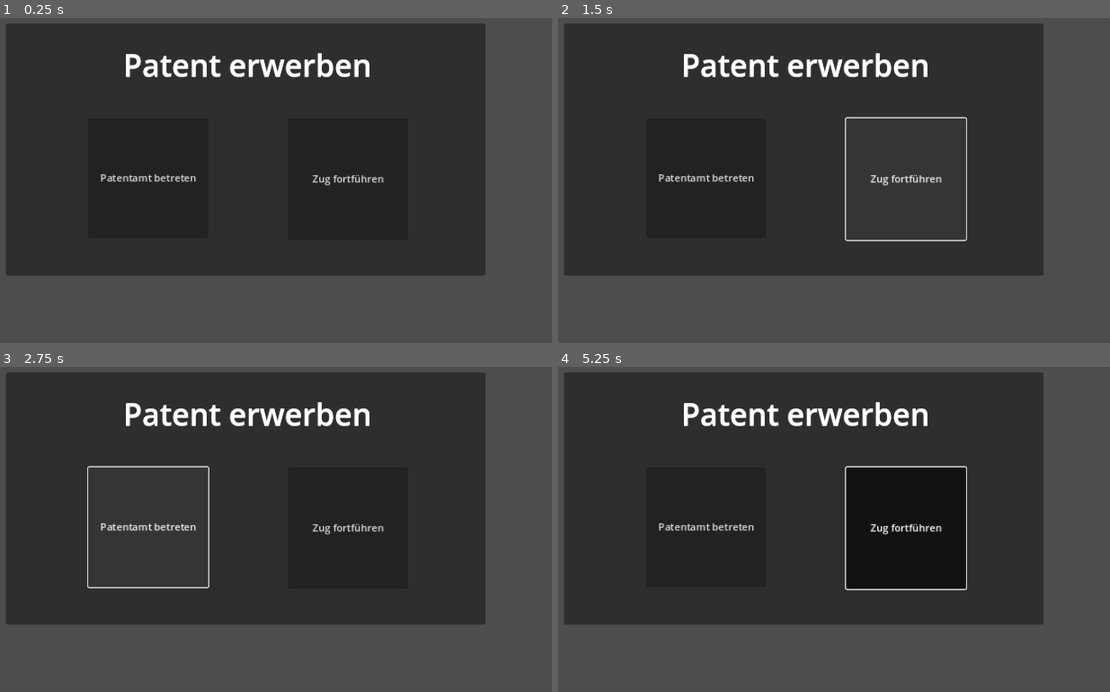
Above: before the commit, frames 1-4 (two rows, left to right).
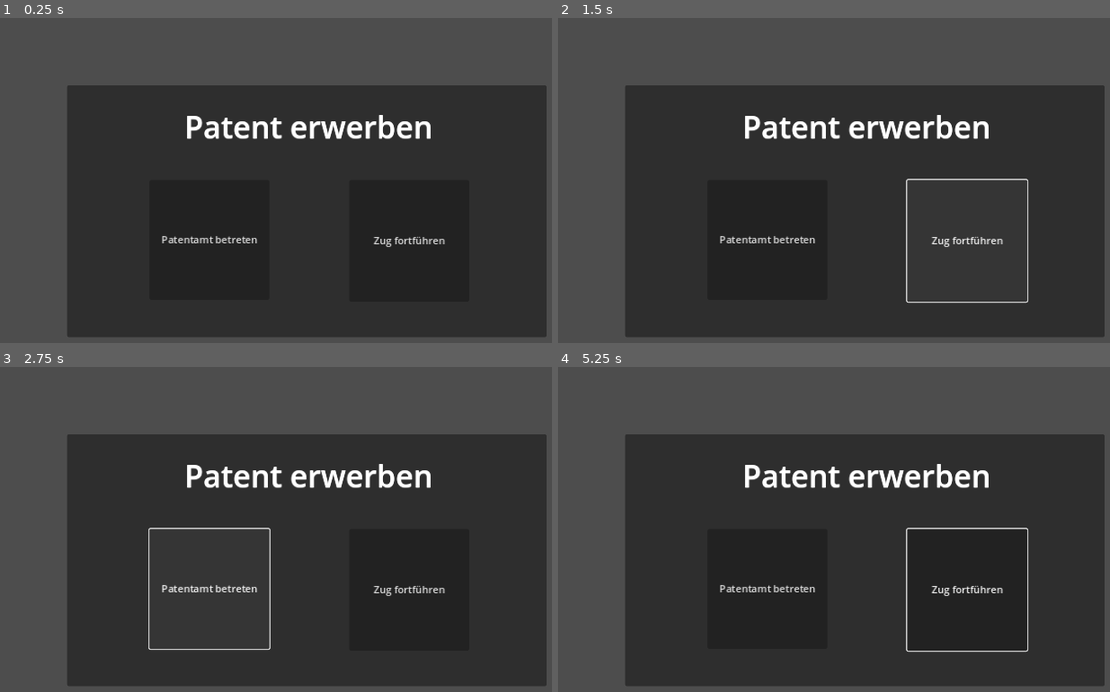
Above: after the commit, the same moments.

Repository: hfxbse/mparty
Game: Godot game, scene res://patent_office/patent_office_decide_interaction.tscn
Two runs of this game, one before a commit and one after it. Both use one fixed random seed, a clock stepped at 60 frames per second and the inputs below. This scene is started directly instead of the project's main scene.
Inputs (mouse positions are in pixels of both pictures, inside the frame that each line leads up to):
- Up to frame 1 (0.25 s): no input
- Up to frame 2 (1.5 s): click "Patentamt betreten" at 0.5 s; click "Zug fortführen" at 1.25 s
- Up to frame 3 (2.75 s): click "Patentamt betreten" at 2 s
- Up to frame 4 (5.25 s): click "Zug fortführen" at 2.75 s; click "Patentamt betreten" at 3.5 s; click "Zug fortführen" at 4.25 s; tap Enter at 5 s; move the mouse to (966, 490) at 5.02 s; hold M from 5.03 s (still down); click (966, 490) at 5.17 s

The runs differ from the first frame. In frame 1, 48% of the frame differs, in the area x 1-100%, y 1-99%; in frame 2, 47%; in frame 3, 47%; in frame 4, 53%.

Commit message:
Change Control to Canvas
Sry for the commit for such small changes

Diff:
--- a/patent_office/patent_office_decide_interaction.tscn
+++ b/patent_office/patent_office_decide_interaction.tscn
@@ -2,26 +2,19 @@
 
 [ext_resource type="Script" path="res://patent_office/patent_office_decide_interaction.gd" id="1_waqly"]
 
-[node name="patent_office_decide_interaction" type="Control"]
-layout_mode = 3
-anchors_preset = 15
-anchor_right = 1.0
-anchor_bottom = 1.0
-grow_horizontal = 2
-grow_vertical = 2
+[node name="patent_office_decide_interaction" type="CanvasLayer"]
 script = ExtResource("1_waqly")
 
 [node name="patentOfficeLabel" type="Panel" parent="."]
-layout_mode = 1
 anchors_preset = 8
 anchor_left = 0.5
 anchor_top = 0.5
 anchor_right = 0.5
 anchor_bottom = 0.5
-offset_left = -388.0
-offset_top = -220.0
-offset_right = 380.0
-offset_bottom = 184.0
+offset_left = -290.0
+offset_top = -121.5
+offset_right = 478.0
+offset_bottom = 282.5
 grow_horizontal = 2
 grow_vertical = 2
 
